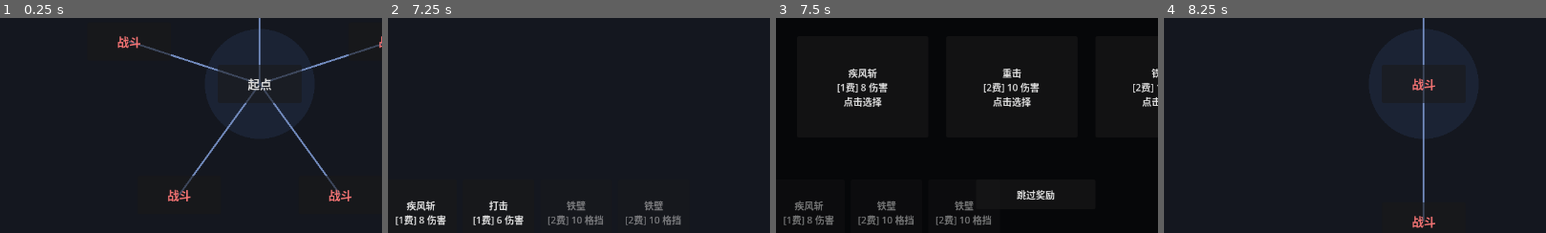
Above: before the commit, frames 1-4 (left to right).
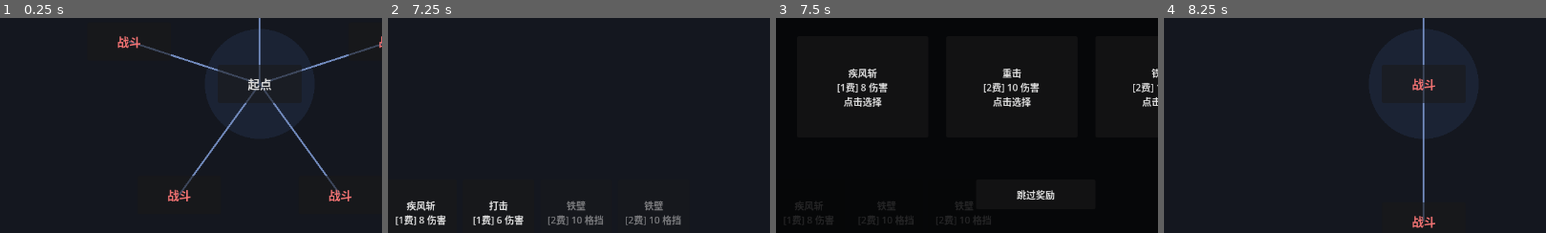
Above: after the commit, the same moments.

Repository: td1ql/godward
Game: Godot game, scene res://scenes/map.tscn
The game is run twice, just before and just after one commit, with the same random seed, the same clock (stepped at 60 frames per second) and the same inputs.
Inputs:
- Up to frame 1 (0.25 s): no input
- Up to frame 2 (7.25 s): click "起点" at 0.5 s; click "战斗" at 1.25 s; click "战斗" at 2 s; click "结束回合" at 2.75 s; click "打击 [1费] 6 伤害" at 3.5 s; click "疾风斩 [1费] 8 伤害" at 4.25 s; click "防御 [1费] 5 格挡" at 5 s; click "结束回合" at 5.75 s; click "重击 [2费] 10 伤害" at 6.5 s
- Up to frame 3 (7.5 s): click "打击 [1费] 6 伤害" at 7.25 s
- Up to frame 4 (8.25 s): click "疾风斩 [1费] 8 伤害 点击选择" at 8 s
The pictures show only the part of the screen within x 16-66%, y 35-85%; the shares and areas given below are measured in that part.

Frames 1-2 are identical in both runs. In frame 3, 1.5% of the frame differs, in the area x 2-57%, y 84-97%; in frame 4, nothing differs.

Commit message:
feat: 敌人差异化（精英/首领）+ 失败结算与重新开始

Diff:
--- a/scripts/battle_demo.gd
+++ b/scripts/battle_demo.gd
@@ -9,12 +9,12 @@
 var player_energy := 3
 var enemy_hp := 30
 var enemy_attack := 5
+var enemy_label_name := "敌人"
 
 var game_over := false
 var card_buttons: Array[Button] = []
 
 const HAND_SIZE := 5
-const TOTAL_CARDS := 20
 const MAX_ENERGY := 3
 
 const CARD_DB := {
@@ -31,6 +31,25 @@
 
 func _ready() -> void:
 	player_hp = GameState.player_hp
+
+	# 根据当前节点类型决定敌人强度
+	var node_type := ""
+	if GameState.map_nodes.has(GameState.current_node_id):
+		node_type = GameState.map_nodes[GameState.current_node_id]["type"]
+	match node_type:
+		"elite":
+			enemy_hp = 60
+			enemy_attack = 8
+			enemy_label_name = "精英敌人"
+		"boss":
+			enemy_hp = 100
+			enemy_attack = 12
+			enemy_label_name = "首领"
+		_:
+			enemy_hp = 30
+			enemy_attack = 5
+			enemy_label_name = "敌人"
+
 	draw_pile = GameState.deck.duplicate()
 	draw_pile.shuffle()
 	end_turn_button.pressed.connect(_on_end_turn_pressed)
@@ -108,20 +127,20 @@
 		_show_reward()
 	elif player_hp <= 0:
 		game_over = true
-		await get_tree().create_timer(1.5).timeout
-		GameState.player_hp = GameState.player_max_hp
-		get_tree().reload_current_scene()
+		await get_tree().create_timer(1.0).timeout
+		_show_game_over()
 
 func _update_ui() -> void:
 	var total := draw_pile.size() + hand.size() + discard_pile.size()
 	info_label.text = "能量: %d/%d  抽牌堆: %d  手牌: %d  弃牌堆: %d  总计: %d" % [
 		player_energy, MAX_ENERGY, draw_pile.size(), hand.size(), discard_pile.size(), total
 	]
-	combat_label.text = "玩家 HP: %d  格挡: %d\n敌人 HP: %d" % [player_hp, player_block, enemy_hp]
+	combat_label.text = "玩家 HP: %d  格挡: %d\n%s HP: %d" % [player_hp, player_block, enemy_label_name, enemy_hp]
 	if enemy_hp <= 0:
 		combat_label.text += "\n你赢了！"
 	elif player_hp <= 0:
 		combat_label.text += "\n你被打败了..."
+
 # ========== 战斗胜利奖励 ==========
 func _show_reward() -> void:
 	var pool := ["打击", "防御", "重击", "铁壁", "疾风斩"]
@@ -130,6 +149,7 @@
 	var overlay := Control.new()
 	overlay.size = Vector2(1280, 720)
 	overlay.mouse_filter = Control.MOUSE_FILTER_STOP
+	overlay.z_index = 100
 	add_child(overlay)
 
 	var dim := ColorRect.new()
@@ -169,3 +189,39 @@
 
 func _finish_reward() -> void:
 	get_tree().change_scene_to_file("res://scenes/map.tscn")
+
+# ========== 失败结算 ==========
+func _show_game_over() -> void:
+	var overlay := Control.new()
+	overlay.size = Vector2(1280, 720)
+	overlay.mouse_filter = Control.MOUSE_FILTER_STOP
+	overlay.z_index = 100
+	add_child(overlay)
+
+	var dim := ColorRect.new()
+	dim.color = Color(0, 0, 0, 0.85)
+	dim.size = Vector2(1280, 720)
+	overlay.add_child(dim)
+
+	var title := Label.new()
+	title.text = "你被打倒了……"
+	title.position = Vector2(480, 260)
+	title.add_theme_font_size_override("font_size", 34)
+	overlay.add_child(title)
+
+	var sub := Label.new()
+	sub.text = "这次冒险到此为止。"
+	sub.position = Vector2(510, 320)
+	sub.add_theme_font_size_override("font_size", 18)
+	overlay.add_child(sub)
+
+	var btn := Button.new()
+	btn.text = "重新开始一局"
+	btn.size = Vector2(220, 60)
+	btn.position = Vector2(530, 400)
+	btn.pressed.connect(_restart_run)
+	overlay.add_child(btn)
+
+func _restart_run() -> void:
+	GameState.reset_run()
+	get_tree().change_scene_to_file("res://scenes/map.tscn")
--- a/scripts/game_state.gd
+++ b/scripts/game_state.gd
@@ -16,3 +16,11 @@
 	var card_ids := ["打击", "防御", "重击", "铁壁", "疾风斩"]
 	for i in range(20):
 		deck.append(card_ids[i % card_ids.size()])
+
+func reset_run() -> void:
+	player_hp = player_max_hp
+	gold = 100
+	current_node_id = 0
+	map_generated = false
+	map_nodes.clear()
+	reset_deck()
